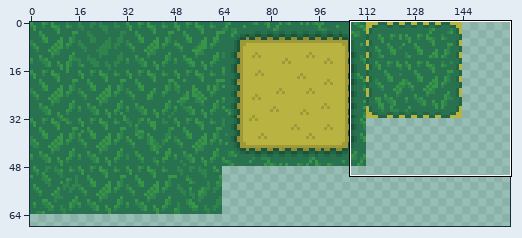
File history of a sprite sheet, PO_game/Content/POtileset.png. Above, an overview of the earlier version with the close-up marked.
Close-up. First the earlier version:
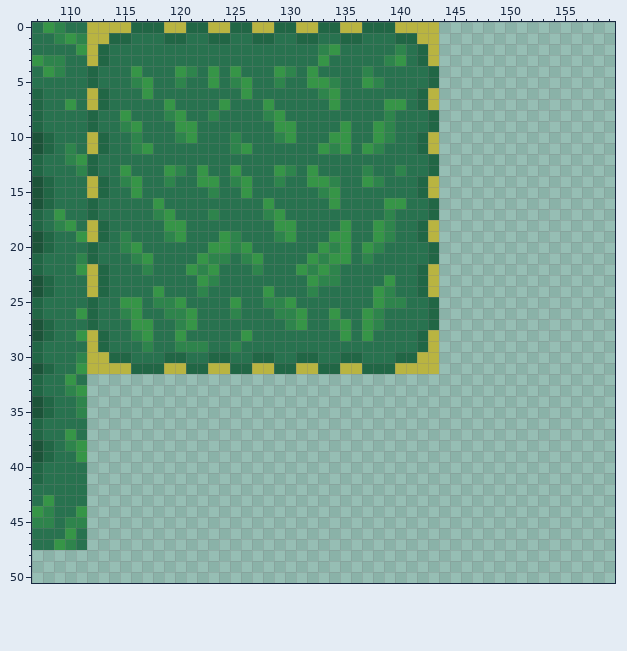
The file is 160x160 pixels. Shown: x 107..159, y 0..50. The wide view leaves out empty margins.
Now the later version:
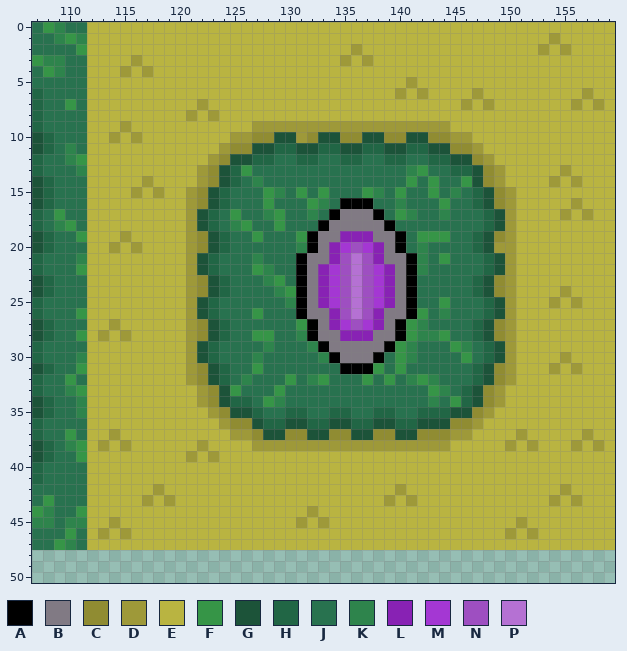
Palette (. is transparent): A #000000  B #817a84  C #908c32  D #9e9939  E #b9b441  F #369547  G #1c5339  H #216645  J #28724f  K #2e844c  L #8822b4  M #a437d3  N #9e4fc1  P #b571d3
The exact change:
y 0: x 116..118 HHH -> EEE; x 121..122 HH -> EE; x 125..126 HH -> EE; x 129..130 HH -> EE; x 133..134 HH -> EE; x 137..139 HHH -> EEE; x 144..159 ................ -> EEEEEEEEEEEEEEEE
y 1: x 114..141 HHJJJHHJJHHJJHHJJHHJJHHJJJHH -> EEEEEEEEEEEEEEEEEEEEEEEEEEEE; x 144..159 ................ -> EEEEEEEEEEDEEEEE
y 2: x 113..142 HJJJJJJJJJJJJJJJJJJJKFJJJJJKJH -> EEEEEEEEEEEEEEEEEEEEEEEDEEEEEE; x 144..159 ................ -> EEEEEEEEEDEDEEEE
y 3: x 113..142 HJJJJJJJJJJJJJJJJJJJFJJJJJKFJH -> EEEDEEEEEEEEEEEEEEEEEEDEDEEEEE; x 144..159 ................ -> EEEEEEEEEEEEEEEE
y 4: x 112..159 HJJJFJJJFKJFJFJJJFKJFJJJJKJJJJJH................ -> EEEDEDEEEEEEEEEEEEEEEEEEEEEEEEEEEEEEEEEEEEEEEEEE
y 5: x 112..159 HJJJKFJJKJJFJKFJJKJJFFKJJFKJJJJH................ -> EEEEEEEEEEEEEEEEEEEEEEEEEEEEEDEEEEEEEEEEEEEEEEEE
y 6: x 113..142 HJJJFJJJJJJJJFJJJJJJKFJJJJJJJH -> EEEEEEEEEEEEEEEEEEEEEEEEEEEDED; x 144..159 ................ -> EEEDEEEEEEEEEDEE
y 7: x 113..142 HJJJJJFJJJJFJJJFJJJJJFJJJJFFJH -> EEEEEEEEEDEEEEEEEEEEEEEEEEEEEE; x 144..159 ................ -> EEDEDEEEEEEEDEDE
y 8: x 112..159 HJJFJJJKFJJKJJJJKFJJJJJJJJJKJJJH................ -> EEEEEEEEEDEDEEEEEEEEEEEEEEEEEEEEEEEEEEEEEEEEEEEE
y 9: x 112..159 HJJKFJJJFFJJJJJJJFFJJJJFJJFKJJJH................ -> EEEDEEEEEEEEEEEDDDDDDDDDDDDDDDDDDEEEEEEEEEEEEEEE
y 10: x 113..159 HJJKJJJKFJJJKJJJKFJJJFFJJFKJJHE................ -> EDEDEEEEEEEEDDCCGGDCGGCCGGCCGGCCDDEEEEEEEEEEEEE
y 11: x 113..141 HJJKFJJJJJJJKFJJJJJJFKFJFKJJJ -> EEEEEEEEEEEDCCGGHHGGHHGGHHGGH; x 143..159 E................ -> GGCCDEEEEEEEEEEEE
y 12: x 112..128 HJJJJJJJJJJJJJJJJ -> EEEEEEEEEEEDCGGHH; x 131..132 JJ -> HH; x 135..136 JJ -> HH; x 139..140 JJ -> HH; x 144..159 ................ -> HGGCDEEEEEEEEEEE
y 13: x 112..126 HJJFJJJFKJFJJFJ -> EEEEEEEEEEDCGHF; x 129..130 FK -> JJ; x 132 F -> J; x 137 K -> J; x 140..159 KJJH................ -> JKFJJHHGCDEEEEEDEEEE
y 14: x 113..127 HJKFJJKJJFFJKFJ -> EEEEDEEEEDCGHJK; x 129 K -> J; x 132..134 FFK -> JJJ; x 137..138 FK -> JJ; x 141..159 JHE................ -> FJFJJFGCDEEEEDEDEEE
y 15: x 113..124 HJJFJJJJJJKJ -> EEEDEDEEDCGH; x 126 F -> J; x 128..129 JJ -> FK; x 131 J -> F; x 133..134 KF -> FJ; x 137..138 JJ -> FK; x 140 J -> F; x 142..159 HE................ -> JFJKJHGCDEEEEEEEEE
y 16: x 112..124 HJJJJJFJJJJJJ -> EEEEEEEEEDCGH; x 132..137 JJFJJJ -> FKJAAA; x 139..140 FF -> JK; x 143..159 H................ -> JFJJHGCDEEEEEDEEE
y 17: x 112..123 HJJJJJKFJJJK -> EEEEEEEEEDGH; x 125 J -> F; x 132 J -> K; x 134..141 JJJJJKJJ -> ABBBAJFK; x 143..159 H................ -> JKJJJHGDEEEEDEDEE
y 18: x 113..123 HJJJJJFFJJJ -> EEEEEEEEDGH; x 125..126 JJ -> KF; x 130 F -> J; x 133..139 JJFJJFK -> ABBBBBA; x 142..159 HE................ -> JJJJJJHGDEEEEEEEEE
y 19: x 113..125 HJKJJJKFJJJFK -> EEDEEEEEDCGHJ; x 127 J -> F; x 129..140 KFJJJFFJJFKJ -> JJFABBLLLBBA; x 142..159 HE................ -> FFFJJHGCDEEEEEEEEE
y 20: x 112..126 HJJKFJJJJJJFFKF -> EEDEDEEEEDCGHJJ; x 131..140 JJFKFJFKJJ -> KABLMNMLBA; x 142..159 JH................ -> KJJJJHGDDEEEEEEEEE
y 21: x 112..124 HJJJKFJJJJFKK -> EEEEEEEEEDGHJ; x 126..127 KF -> JK; x 131..159 JFKFFJKJJJJJH................ -> ABBLNPNLBBAKJFJJJHGDEEEEEEEEE
y 22: x 113..123 HJJJKJJJFKF -> EEEEEEEEDGH; x 127..128 KJ -> FK; x 131..159 FKFKJJJJJJJHE................ -> ABLMNPNMLBAKJJJJJHGDEEEEEEEEE
y 23: x 113..124 HJJJJJJJJFKJ -> EEEEEEEEDCGH; x 128..129 JJ -> KF; x 131..159 JFKKJJJJFJJHE................ -> ABLMNPNMLBAJJJJJHGCDEEEEEEEEE
y 24: x 113..124 HJJJJFJJJKJJ -> EEEEEEEEDCGH; x 128..159 FJJJKJJJJJFKJJHE................ -> JKFABLMNPNMLBAJJJJJHGCDEEEEDEEEE
y 25: x 112..123 HJJFFJKKFJJJ -> EEEEEEEEEDGH; x 125 F -> J; x 128..141 KKFJJJJJJJFKKJ -> JJKABLMNPNMLBA; x 143..159 H................ -> JFJJJHGDEEEDEDEEE
y 26: x 112..123 HJJKFJJKKFJJ -> EEEEEEEEEDGH; x 125 K -> J; x 127 J -> F; x 129..159 KKFJJFJJFKJJJJH................ -> JJABBLNPNLBBAFJKJJJHGDEEEEEEEEE
y 27: x 112..124 HJJJFFJJKFJJJ -> EEDEEEEEEDCGH; x 130 K -> J; x 132..159 JJKFJFKJJJJH................ -> ABLMNMLBAFKJJJJHGCDEEEEEEEEE
y 28: x 113..124 HJJKFJJFJJJJ -> DEDEEEEEDCGH; x 126..128 FJJ -> JFF; x 131..159 JJJJFJFJJJJHE................ -> KABBLLLBBAFKKFJJHGCDEEEEEEEEE
y 29: x 113..123 HJJJKJJKKKJ -> EEEEEEEEDGH; x 125 K -> J; x 128 J -> K; x 132..159 JJJJJJJJJJHE................ -> KABBBBBAFKJJJFKJHGDEEEEEEEEE
y 30: x 114..122 HHJJJHHJJ -> EEEEEEEDG; x 124 H -> J; x 127..128 HH -> KJ; x 131..138 HHJJHHJJ -> JJKABBBA; x 140..159 HHEE................ -> FKJJJJFJHGDEEEEDEEEE
y 31: x 116..118 HHH -> EEE; x 121..159 HHEEHHEEHHEEHHEEHHHEEEE................ -> DCGHJJFJJJJJJJAAAFJFJJJJJJHGCDEEEDEDEEE
y 32: x 112..159 ................................................ -> EEEEEEEEEDCGHJKJJJFJKFJJJFJFJKFKJJJHGCDEEEEEEEEE
y 33: x 112..159 ................................................ -> EEEEEEEEEEDCGFJJJFJJJJJJJJJJJJJFKJHGCDEEEEEEEEEE
y 34: x 112..159 ................................................ -> EEEEEEEEEEDCGHHJFKJJJJJJJJJJJJJKJFHGCDEEEEEEEEEE
y 35: x 112..159 ................................................ -> EEEEEEEEEEEDCGGHJJHHJJHHJJHHJJHHHGGCDEEEEEEEEEEE
y 36: x 112..159 ................................................ -> EEEEEEEEEEEEDCCGHHGGHHGGHHGGHHGGGCCDEEEEEEEEEEEE
y 37: x 112..159 ................................................ -> EEDEEEEEEEEEEDDCGGCCGGCCGGCCGGCCCDDEEEEDEEEEEDEE
y 38: x 112..159 ................................................ -> EDEDEEEEEEDEEEEDDDDDDDDDDDDDDDDDDEEEEEDEDEEEDEDE
y 39: x 112..159 ................................................ -> EEEEEEEEEDEDEEEEEEEEEEEEEEEEEEEEEEEEEEEEEEEEEEEE
y 40..41: x 112..159 ................................................ -> EEEEEEEEEEEEEEEEEEEEEEEEEEEEEEEEEEEEEEEEEEEEEEEE
y 42: x 112..159 ................................................ -> EEEEEEDEEEEEEEEEEEEEEEEEEEEEDEEEEEEEEEEEEEEDEEEE
y 43: x 112..159 ................................................ -> EEEEEDEDEEEEEEEEEEEEEEEEEEEDEDEEEEEEEEEEEEDEDEEE
y 44: x 112..159 ................................................ -> EEEEEEEEEEEEEEEEEEEEDEEEEEEEEEEEEEEEEEEEEEEEEEEE
y 45: x 112..159 ................................................ -> EEDEEEEEEEEEEEEEEEEDEDEEEEEEEEEEEEEEEEEDEEEEEEEE
y 46: x 112..159 ................................................ -> EDEDEEEEEEEEEEEEEEEEEEEEEEEEEEEEEEEEEEDEDEEEEEEE
y 47: x 112..159 ................................................ -> EEEEEEEEEEEEEEEEEEEEEEEEEEEEEEEEEEEEEEEEEEEEEEEE
Where, in picture pixels (left, top, right, bottom), the same in both close-ups:
changed: (87, 22, 615, 550)
